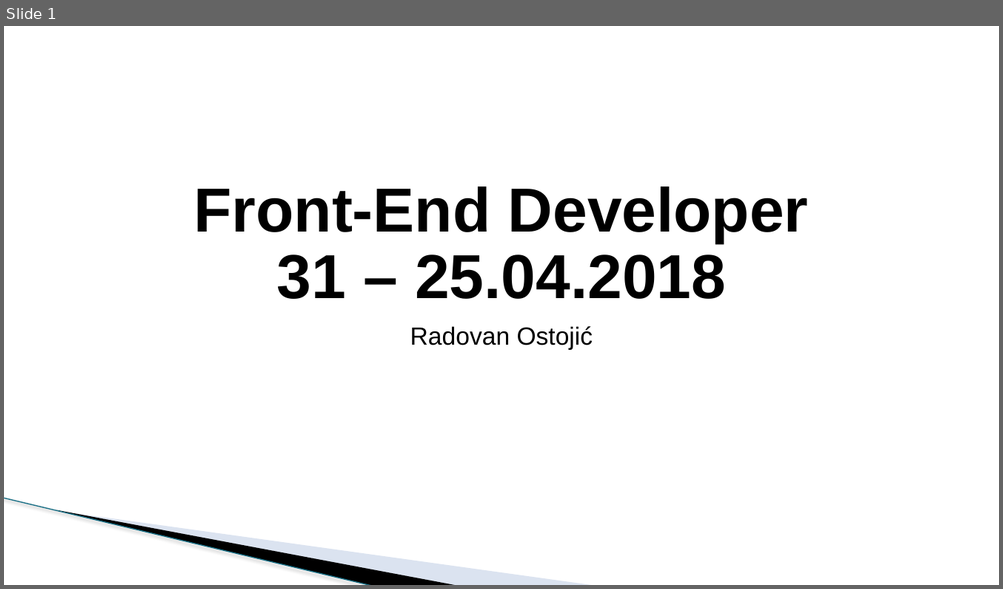
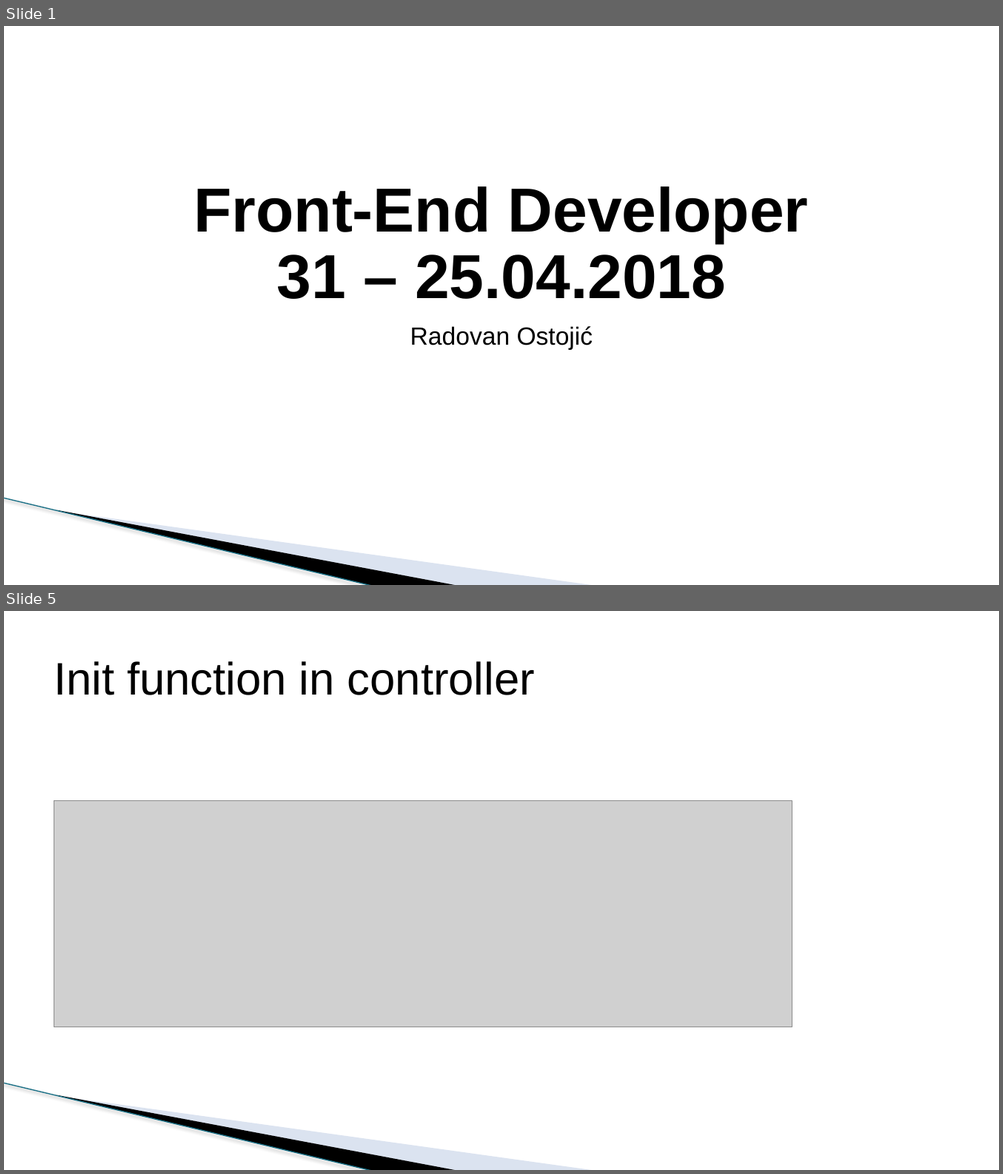
Before and after one commit to todalexcode/kurs-front-end, a slide deck: sesija-31/PPT/Front-End Developer-31.pptx. Shown one above the other, each under a label of ours: slide 1 before the commit, slides 1 and 5 after it; the slides between them are not shown. The pictures are 1003x589 and 1003x1174 pixels, drawn with LibreOffice and Linux fonts; fonts in the diff are those of the drawing; grey boxes stand for pictures; background and template pictures are left out. Boxes give left, top, right and bottom in pixels: in the first picture for what was removed or moved away, otherwise in the second. Text is boxed around its words. In the diff, an @@ line names an element or a change of style, - is before the commit and + after.

```diff
--- a/sesija-31/PPT/Front-End Developer-31.pptx
+++ b/sesija-31/PPT/Front-End Developer-31.pptx
@@ slide 5 added at <box>4,611,999,1170</box>, background #FFFFFF; not listed: 3 template elements that a slide beside it also shows @@
@@ title added at <box>54,661,535,695</box>, 44 pt, text #000000 @@
+Init function in controller
@@ picture added at <box>54,801,792,1028</box> @@
```
Also in this commit, not shown: 2 slides changed, 3 other slides added, 1 slide removed, 7 other files.
